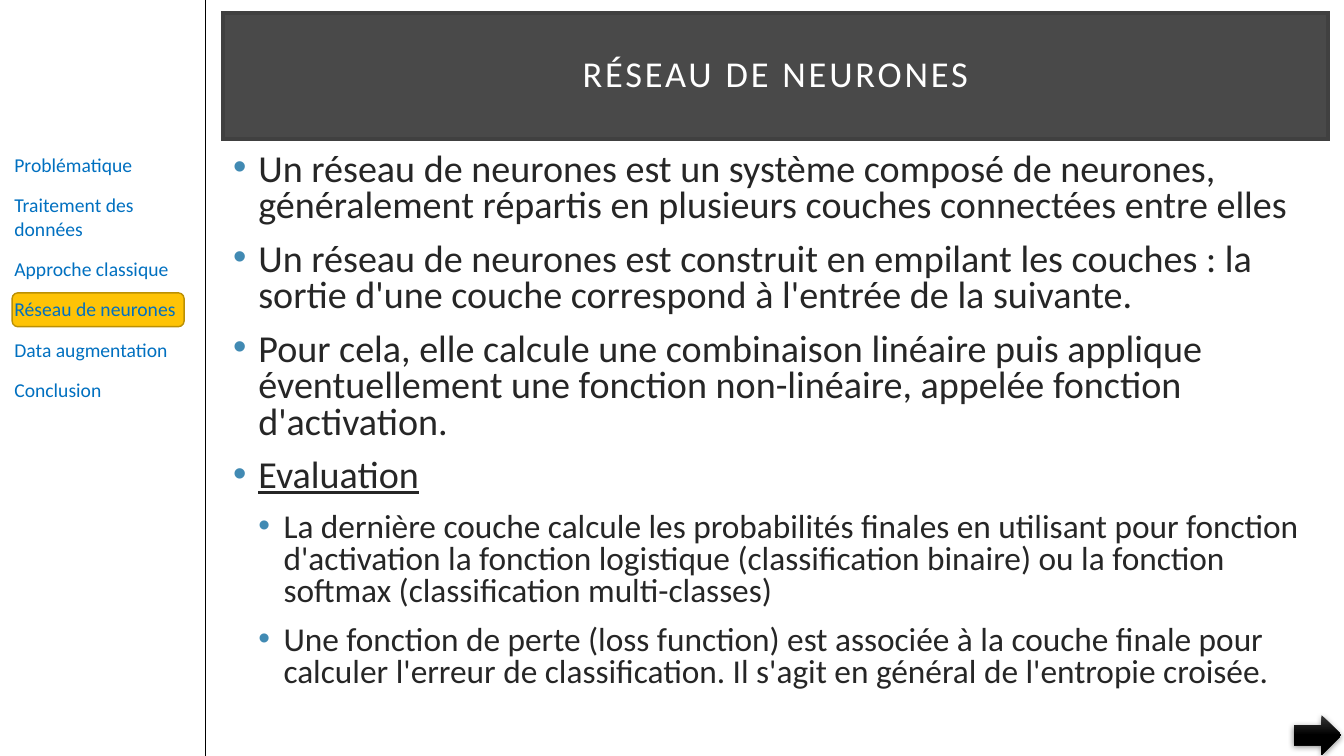
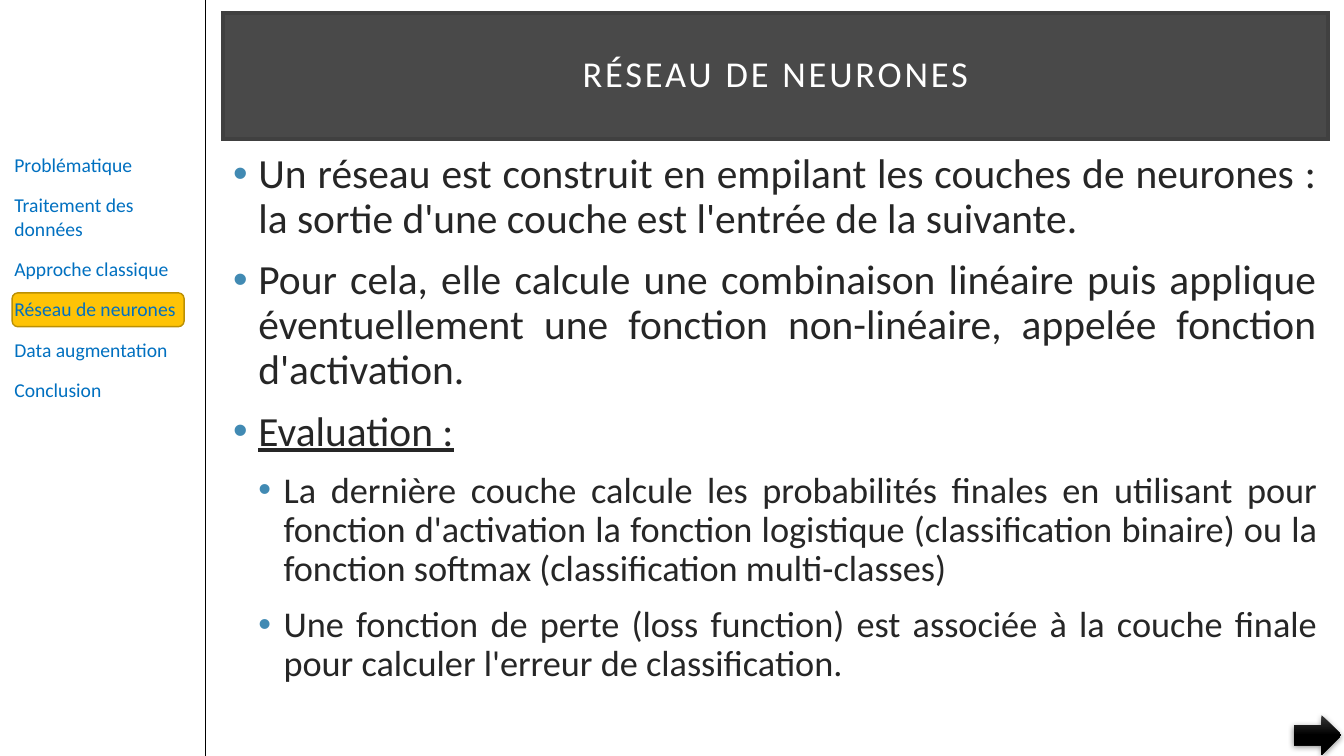
Before and after one commit to pfroide/python, a slide deck: slide 24 of Projet_7/p7.pptx. Drawn at 1344x756 pixels with LibreOffice and Linux fonts; fonts in the diff are those of the drawing. Boxes give left, top, right and bottom in pixels: in the first picture for what was removed or moved away, otherwise in the second. Text is boxed around its words. In the diff, an @@ line names an element or a change of style, - is before the commit and + after.

```diff
--- a/Projet_7/p7.pptx
+++ b/Projet_7/p7.pptx
@@ text at (x1=258, y1=159, x2=1294, y2=234): text changed; size 27.2 to 29.6 pt @@
-• Un réseau de neurones est un système composé de neurones, généralement répartis en plusieurs couches connectées entre elles
-• Un réseau de neurones est construit en empilant les couches : la sortie d'une couche correspond à l'entrée de la suivante.
+• Un réseau est construit en empilant les couches de neurones : la sortie d'une couche est l'entrée de la suivante.
@@ text at (x1=258, y1=265, x2=1317, y2=586): size 27.2 to 29.6 pt in "Pour cela, elle calcule une combinaison linéaire ..."; size 23.8 to 25.9 pt in "La dernière couche calcule les probabilités finales ..."; alignment left to justified; line spacing 0.8 to 0.9 @@
@@ text at (x1=258, y1=417, x2=433, y2=452): text changed; size 27.2 to 29.6 pt @@
-• Evaluation
+• Evaluation :
@@ text at (x1=284, y1=610, x2=1317, y2=682): text changed; size 23.8 to 25.9 pt @@
-  • Une fonction de perte (loss function) est associée à la couche finale pour calculer l'erreur de classification. Il s'agit en général de l'entropie croisée.
+  • Une fonction de perte (loss function) est associée à la couche finale pour calculer l'erreur de classification.
```
Also in this commit, not shown: 17 other slides changed, 2 slides added, 1 slide removed.
